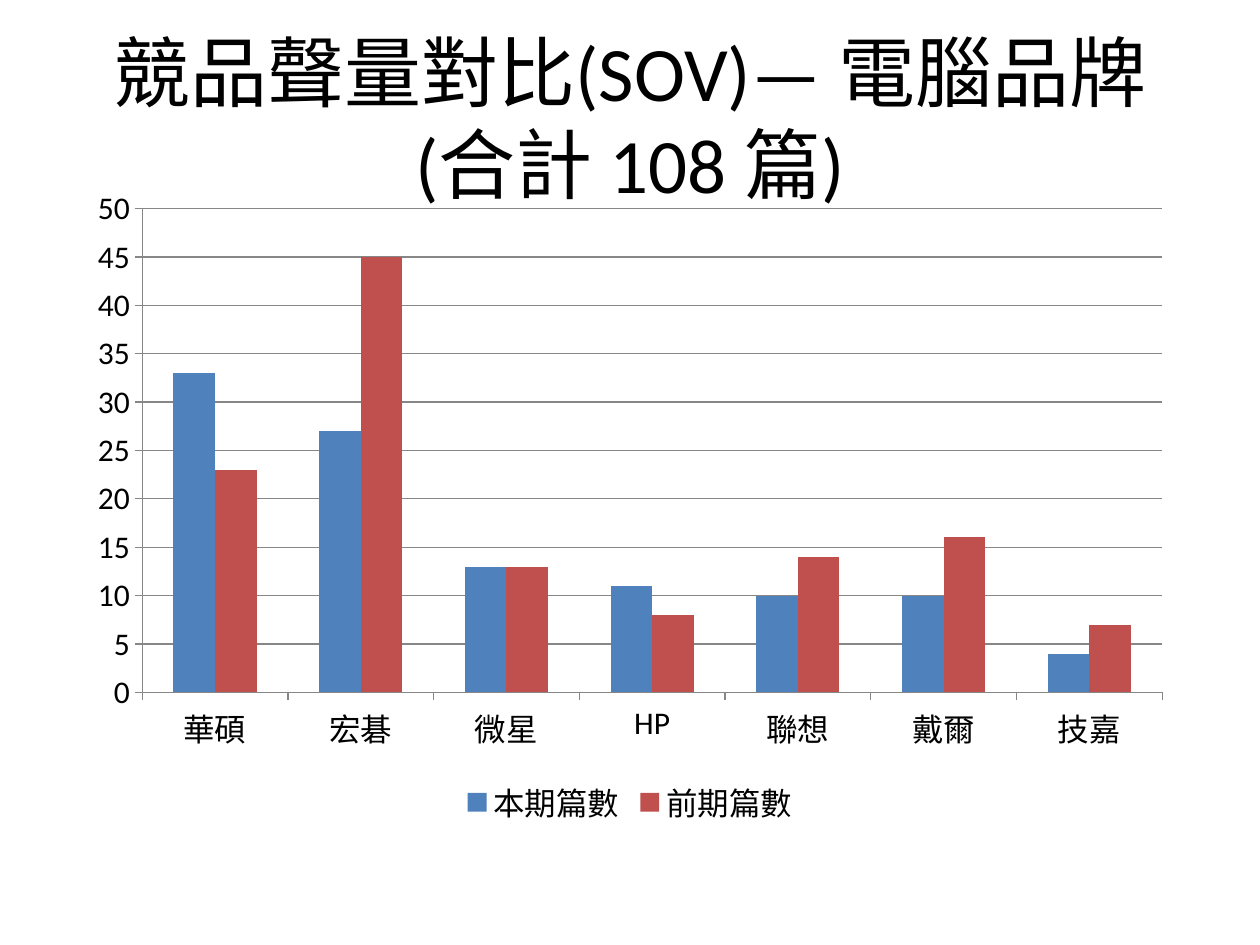
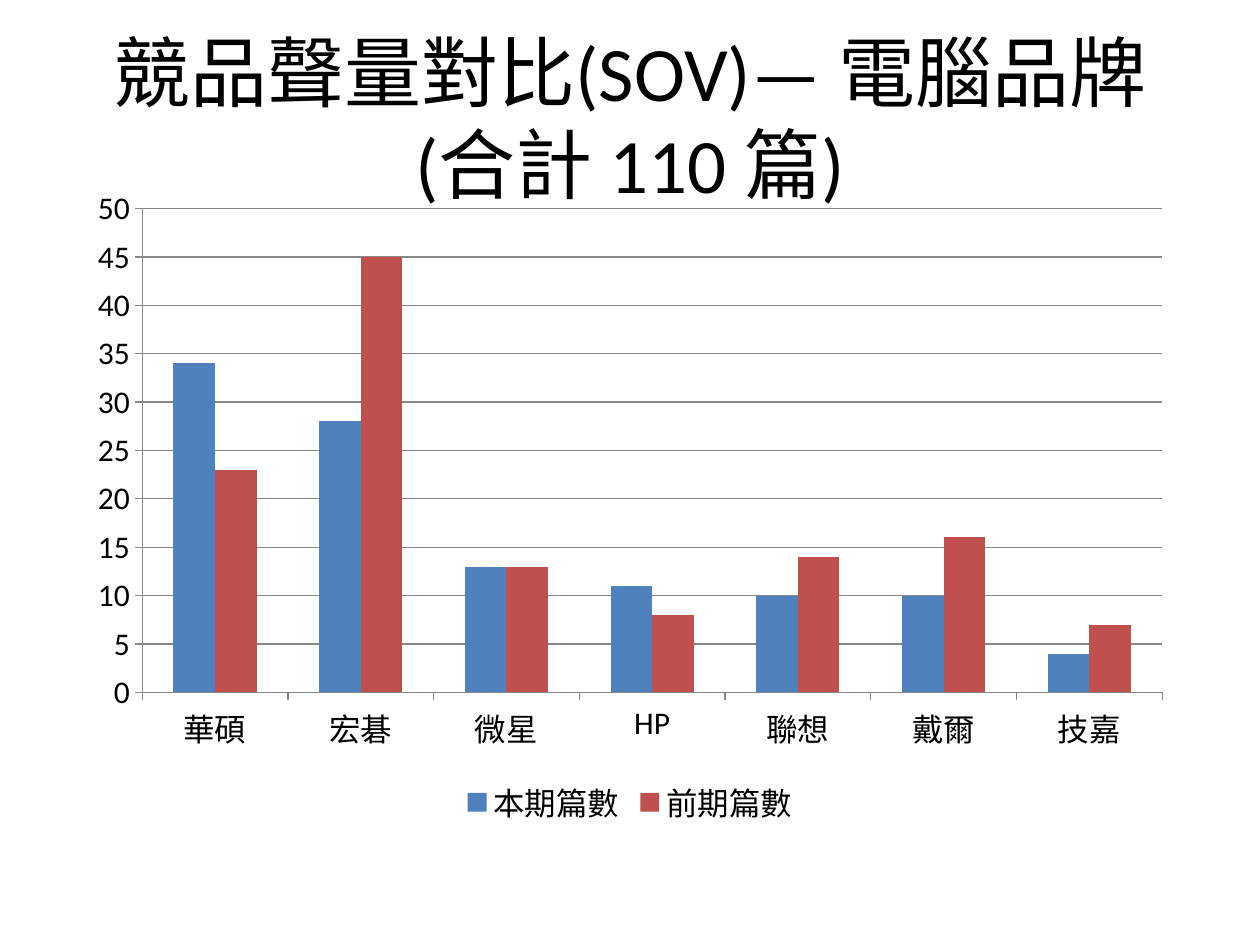
Before and after one commit to AndyChen825/industry-monitor, a slide deck: slide 4 of docs/reports/台灣產業趨勢監測週報_2026-09-07_2026-09-14.pptx. Drawn at 1260x945 pixels with LibreOffice and Linux fonts; fonts in the diff are those of the drawing. Boxes give left, top, right and bottom in pixels: in the first picture for what was removed or moved away, otherwise in the second. Text is boxed around its words. In the diff, an @@ line names an element or a change of style, - is before the commit and + after.

```diff
--- a/docs/reports/台灣產業趨勢監測週報_2026-09-07_2026-09-14.pptx
+++ b/docs/reports/台灣產業趨勢監測週報_2026-09-07_2026-09-14.pptx
@@ title at [113, 36, 1147, 209]: text changed @@
-競品聲量對比(SOV)— 電腦品牌(合計 108 篇)
+競品聲量對比(SOV)— 電腦品牌(合計 110 篇)
@@ column chart at [76, 176, 1184, 832] @@
@@ 本期篇數, 華碩: 33 to 34 @@
@@ 本期篇數, 宏碁: 27 to 28 @@
```
Also in this commit, not shown: 4 other slides changed, 6 other files.
